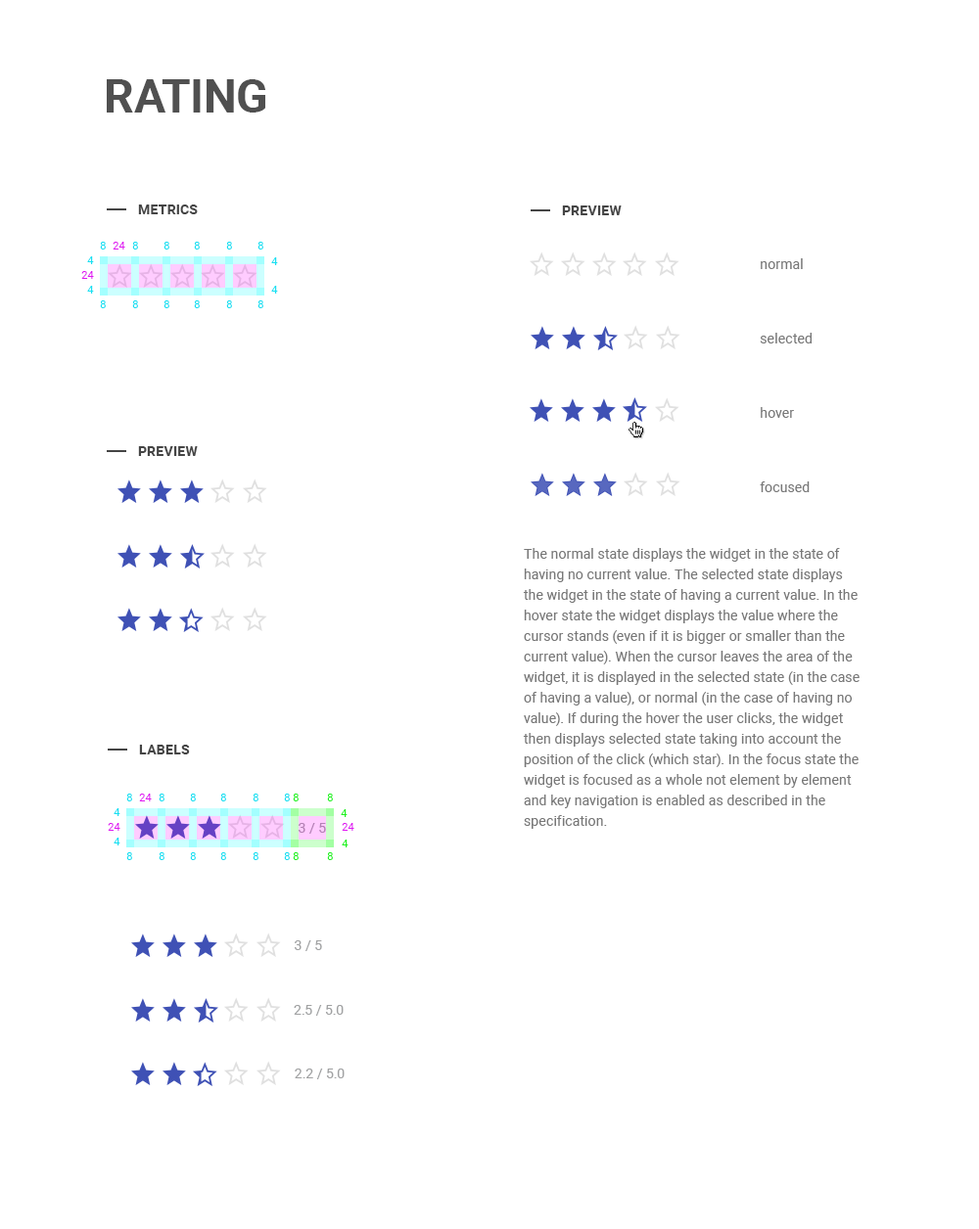
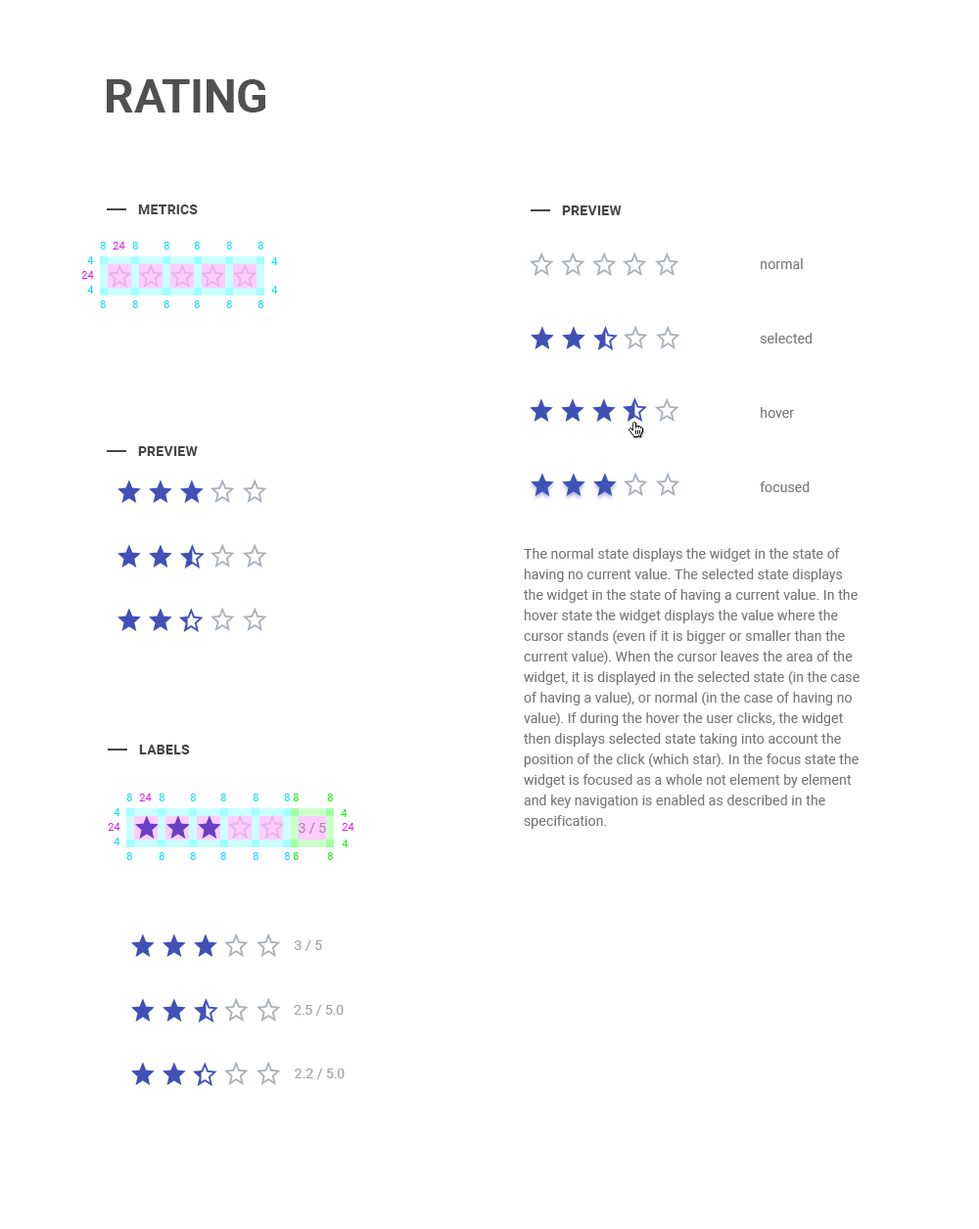
Layers edited between the first and the second (979, 1229) image:
added layer "Color Fill 5" (1st of 9, in "material" › "interactive states" › "focused") in group "focused" over [210, 251, 681, 1086]
added layer "Color Fill 5" (2nd of 9, in "material" › "interactive states" › "hover" › "Group 1") in group "Group 1" over [210, 251, 681, 1086]
added layer "Color Fill 5" (3rd of 9, in "material" › "interactive states" › "selected") in group "selected" over [210, 251, 681, 1086]
added layer "Color Fill 4" in group "normal" over [210, 251, 681, 1086]
added layer "Color Fill 5" (4th of 9, in "material" › "label" › "exact-precision") in group "exact-precision" over [210, 251, 681, 1086]
added layer "Color Fill 5" (5th of 9, in "material" › "label" › "half-stars") in group "half-stars" over [210, 251, 681, 1086]
added layer "Color Fill 5" (6th of 9, in "material" › "label" › "full-stars") in group "full-stars" over [210, 251, 681, 1086]
added layer "Color Fill 5" (7th of 9, in "material" › "preview" › "exact-precision") in group "exact-precision" over [210, 251, 681, 1086]
added layer "Color Fill 5" (8th of 9, in "material" › "preview" › "half-stars") in group "half-stars" over [210, 251, 681, 1086]
added layer "Color Fill 5" (9th of 9, in "material" › "preview" › "full-stars") in group "full-stars" over [210, 251, 681, 1086]
